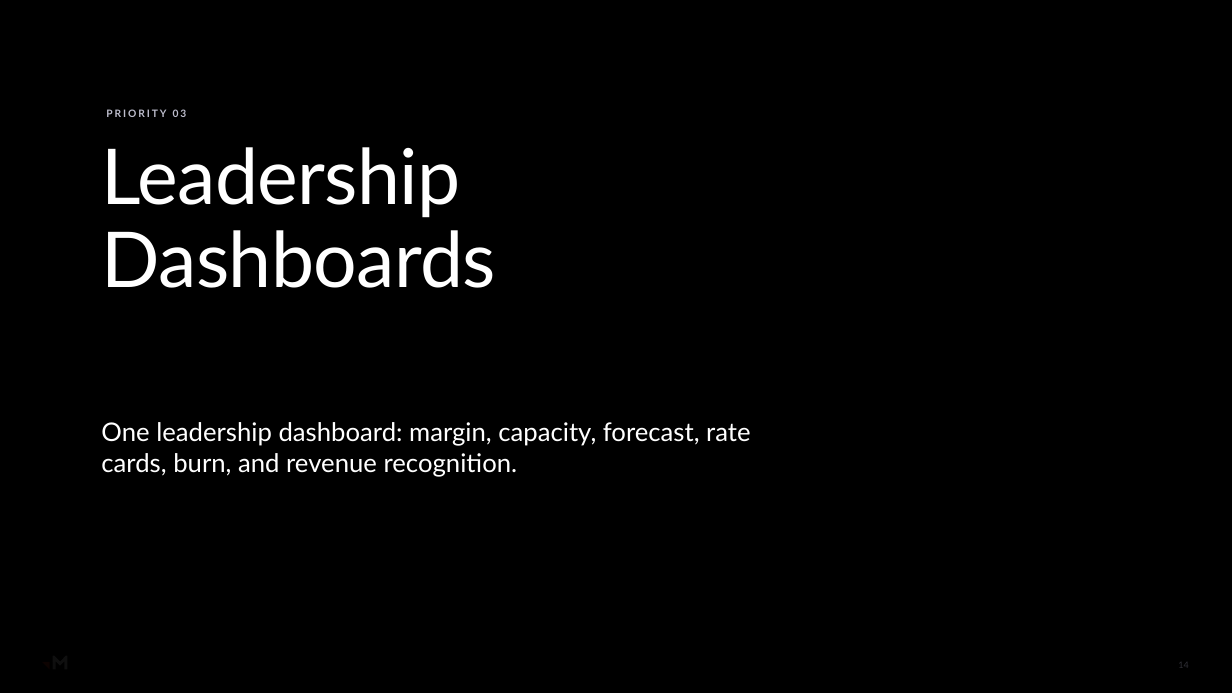
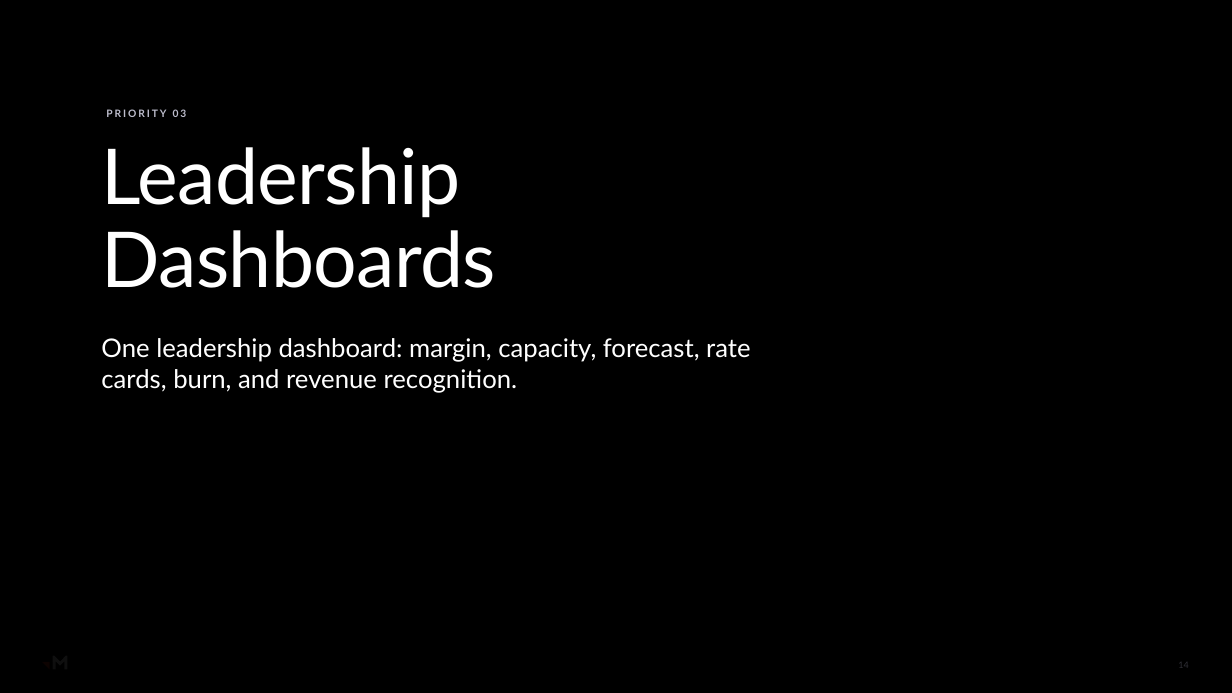
Before and after one commit to RachelHarrisMerkle/BasicMerkle, a slide deck: slide 14 of Delivery_Excellence_Kickoff_REDESIGNED.pptx. Drawn at 1232x693 pixels with LibreOffice and Linux fonts; fonts in the diff are those of the drawing; background and template pictures are left out; a plain dark background stands for a picture behind light text. Boxes give left, top, right and bottom in pixels: in the first picture for what was removed or moved away, otherwise in the second. Text is boxed around its words. In the diff, an @@ line names an element or a change of style, - is before the commit and + after.

```diff
--- a/Delivery_Excellence_Kickoff_REDESIGNED.pptx
+++ b/Delivery_Excellence_Kickoff_REDESIGNED.pptx
@@ rounded rectangle added at box(65, 71, 830, 421), fill #000000 at 62% opacity @@
@@ text "One leadership dashboard: margin, capacity, ...": place and size @@
-text "One leadership dashboard: margin, capacity, ..." at box(101, 422, 751, 477)
+text "One leadership dashboard: margin, capacity, ..." at box(101, 338, 751, 393)
```
Also in this commit, not shown: 24 other slides changed, 1 other file.
